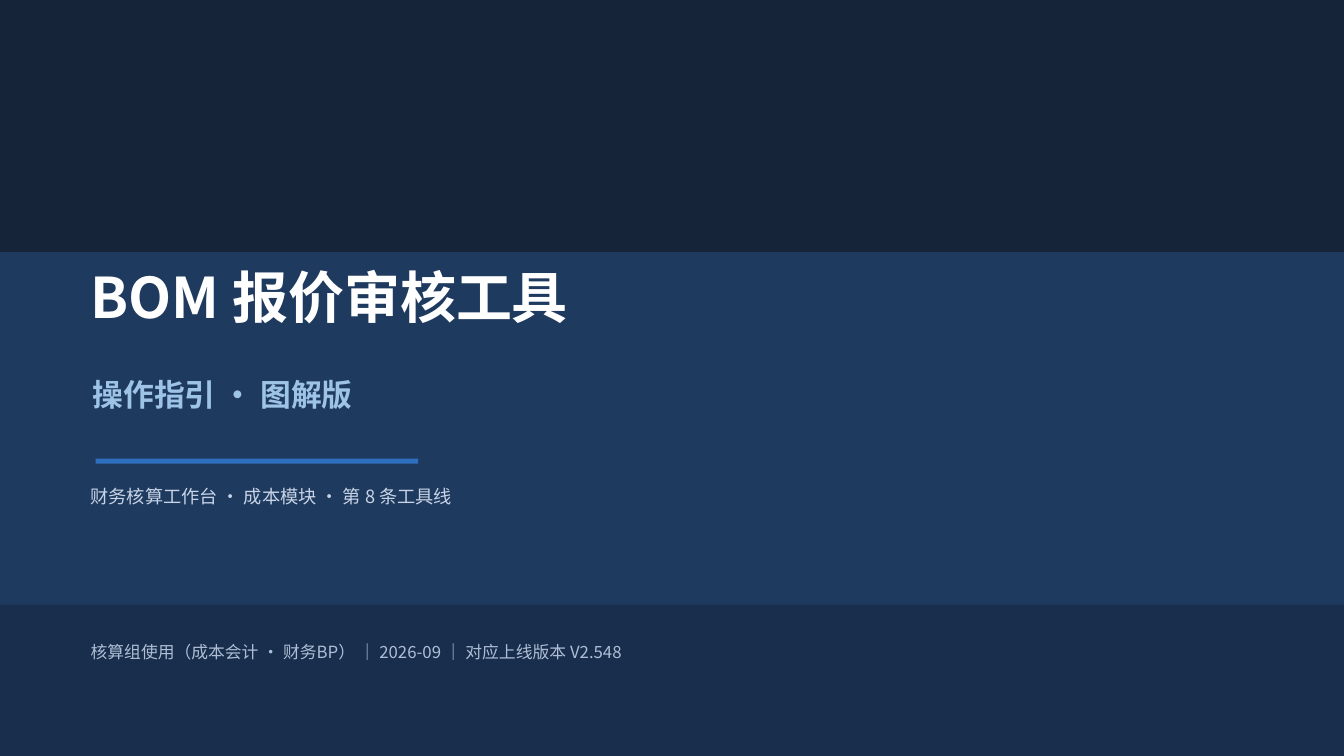
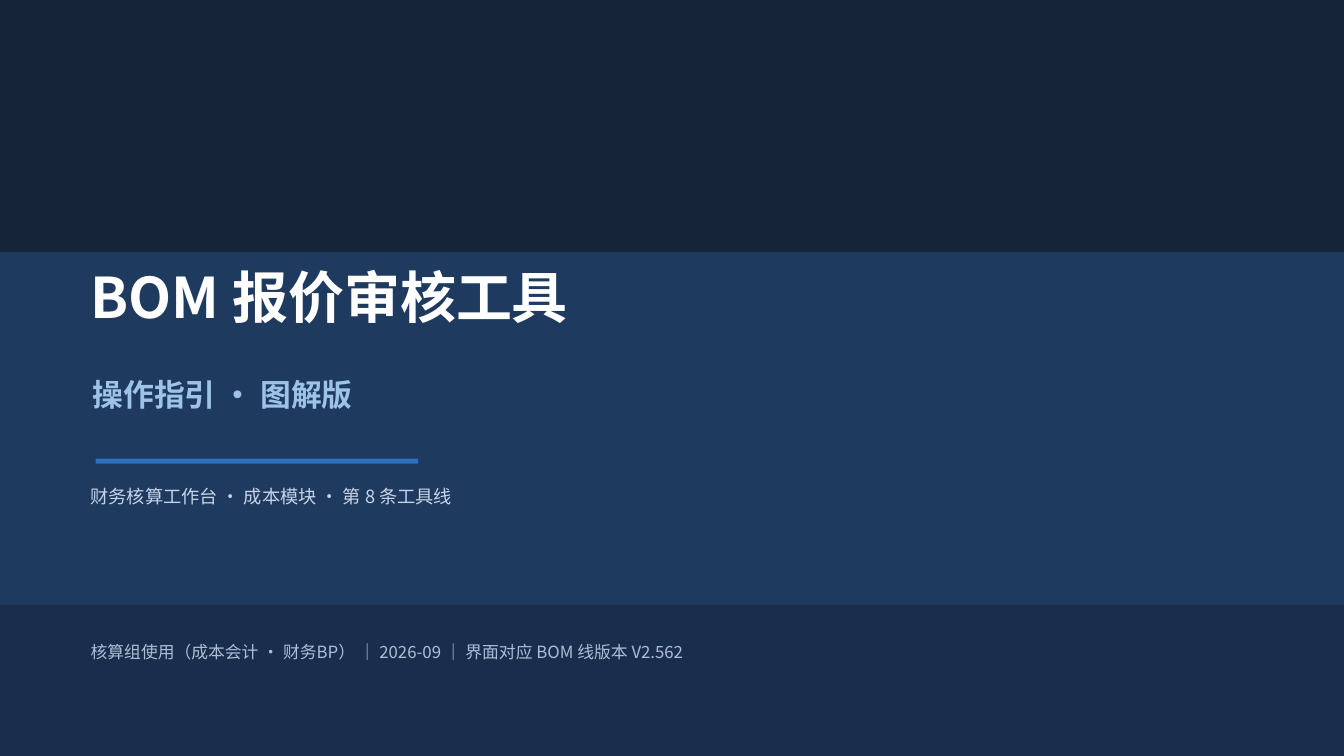
Before and after one commit to ReginaldZeng/accounting-workbench, a slide deck: slide 1 of 01_Current_Deliverables/docs/20260903_BOM报价审核/BOM报价审核工具_操作指引_图解版_20260909.pptx. Drawn at 1344x756 pixels with LibreOffice and Linux fonts; fonts in the diff are those of the drawing. Boxes give left, top, right and bottom in pixels: in the first picture for what was removed or moved away, otherwise in the second. Text is boxed around its words. In the diff, an @@ line names an element or a change of style, - is before the commit and + after.

```diff
--- a/01_Current_Deliverables/docs/20260903_BOM报价审核/BOM报价审核工具_操作指引_图解版_20260909.pptx
+++ b/01_Current_Deliverables/docs/20260903_BOM报价审核/BOM报价审核工具_操作指引_图解版_20260909.pptx
@@ text at [91,644,684,660]: text changed @@
-核算组使用（成本会计 · 财务BP） ｜ 2026-09 ｜ 对应上线版本 V2.548
+核算组使用（成本会计 · 财务BP） ｜ 2026-09 ｜ 界面对应 BOM 线版本 V2.562
```
Also in this commit, not shown: 16 other slides changed, 1 slide added, 2 other files.
